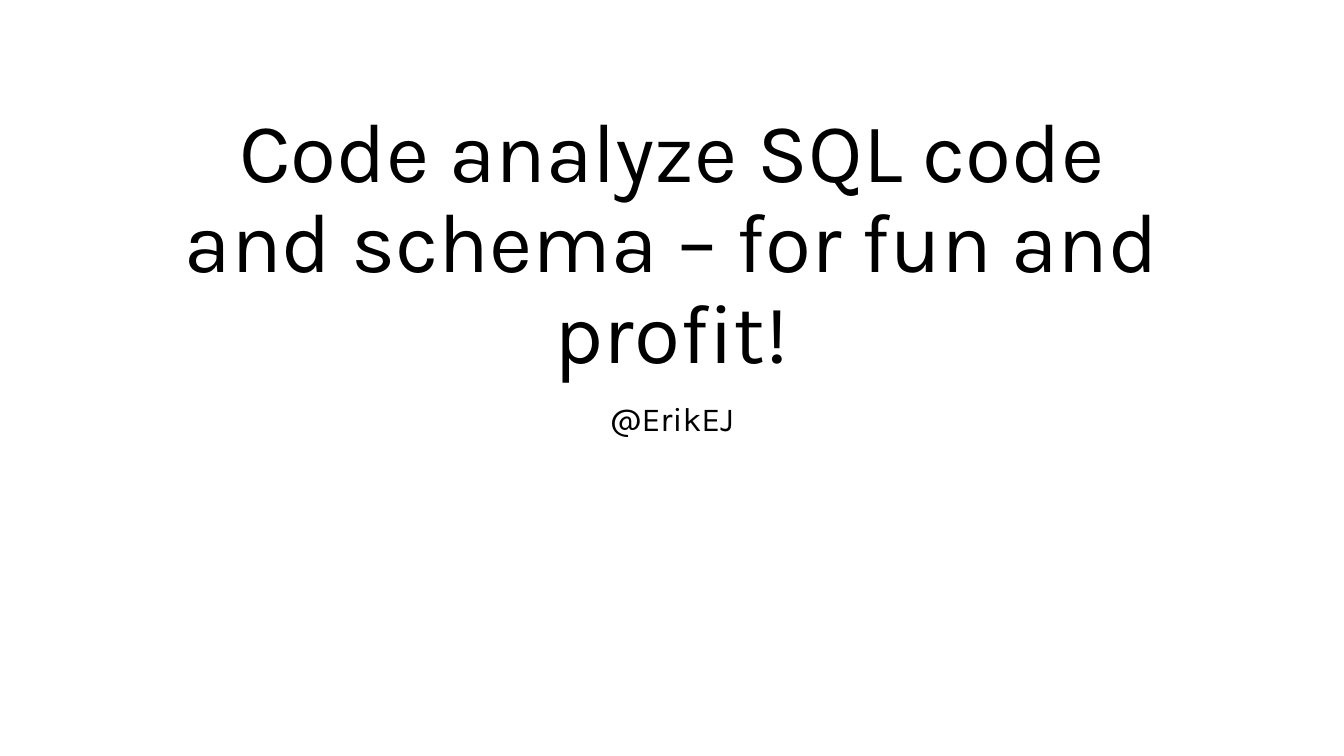
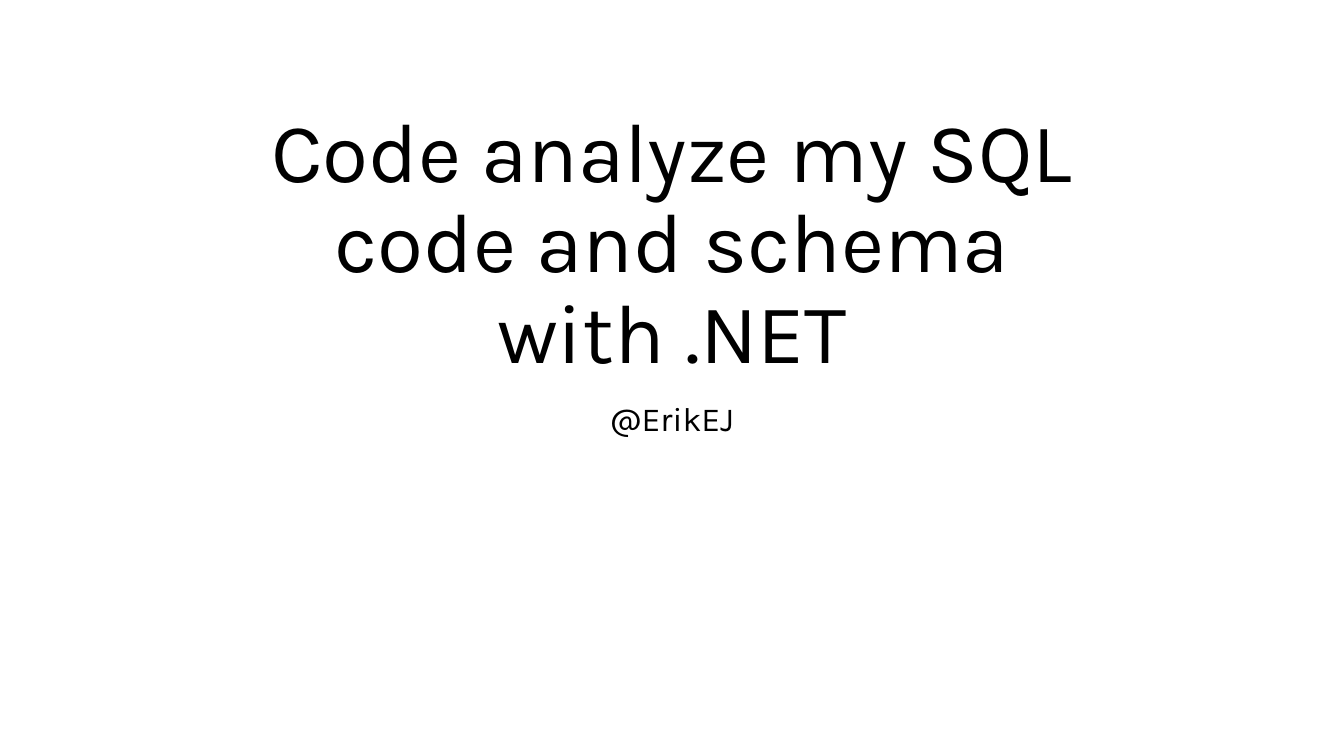
Before and after one commit to ErikEJ/TsqlAnalysis, a slide deck: slide 1 of T-SQL Code analysis.pptx. Drawn at 1344x756 pixels with LibreOffice and Linux fonts; fonts in the diff are those of the drawing. Boxes give left, top, right and bottom in pixels: in the first picture for what was removed or moved away, otherwise in the second. Text is boxed around its words. In the diff, an @@ line names an element or a change of style, - is before the commit and + after.

```diff
--- a/T-SQL Code analysis.pptx
+++ b/T-SQL Code analysis.pptx
@@ title at [271,124,1072,364]: text changed @@
-Code analyze SQL code and schema – for fun and profit!
+Code analyze my SQL code and schema with .NET
```
Also in this commit, not shown: 6 slides added, 1 slide removed, 2 other files.
